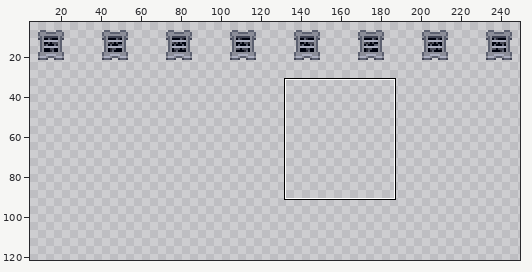
One commit to this sprite sheet: Resources/Textures/SS220/Structures/Piping/Atmospherics/tinyfan.rsi/icon.png. Above: a wide view before the commit, with the close-up outlined.
Close-up. Before:
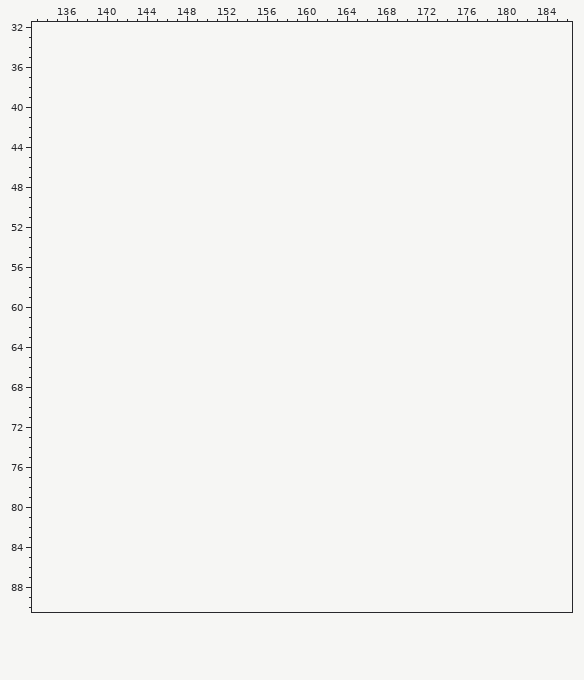
The file is 256x32 pixels. Colours within 5 levels of each other are drawn and written as one. Shown: x 133..186, y 32..90. The old version is drawn lined up with the new one, on the new canvas. The wide view leaves out empty margins. The commit also changed other parts of the picture, which this record leaves out.
And afterwards:
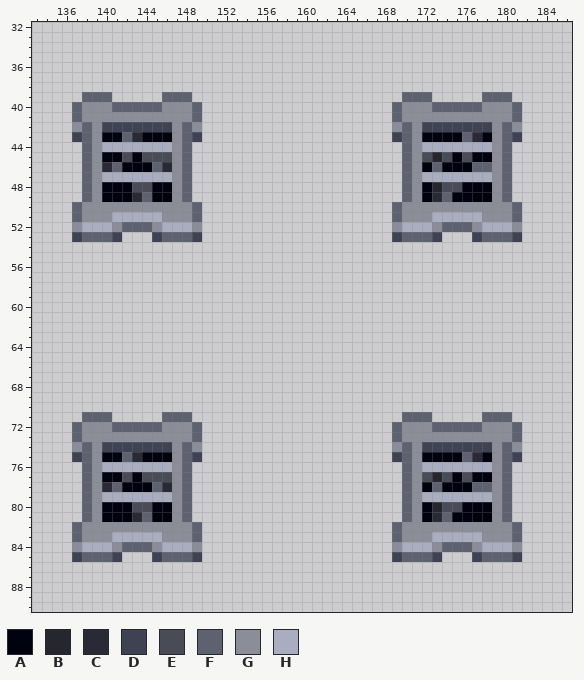
Palette (. is transparent): A #00030f  B #26262e  C #292a36  D #3f4252  E #494b57  F #5d6170  G #8b8d98  H #aaadbf
The exact change:
canvas 256x32 -> 256x128, the old top-left corner now at 0,-3 (the part of the old canvas that was cut away was empty and is not shown)
@@ x 133..186 @@
 38 ......................................................
-39 ......................................................
-40 ......................................................
-41 ......................................................
-42 ......................................................
-43 ......................................................
-44 ......................................................
-45 ......................................................
-46 ......................................................
-47 ......................................................
-48 ......................................................
-49 ......................................................
-50 ......................................................
-51 ......................................................
-52 ......................................................
-53 ......................................................
+39 .....FFF.....FFF.....................FFF.....FFF......
+40 ....FGGGFFFFFGGGF...................FGGGFFFFFGGGF.....
+41 ....FGGGGGGGGGGGF...................FGGGGGGGGGGGF.....
+42 ....GFGDDDDDDDGFG...................GFGDDDDDDDGFG.....
+43 ....DFGAAFCAAAGFD...................DFGAAAAFCAGFD.....
+44 .....FGHHHHHHHGF.....................FGHHHHHHHGF......
+45 .....FGAAEAEEEGF.....................FGEBEAEAAGF......
+46 .....FGCFAAAFCGF.....................FGAFAAAFFGF......
+47 .....FGHHHHHHHGF.....................FGHHHHHHHGF......
+48 .....FGAAAEEAAGF.....................FGABEEAAAGF......
+49 .....FGAAACFAAGF.....................FGACFAAAAGF......
+50 ....FGGGGGGGGGGGF...................FGGGGGGGGGGGF.....
+51 ....FGGGHHHHHGGGF...................FGGGHHHHHGGGF.....
+52 ....GHHHGFFFGHHHG...................GHHHGFFFGHHHG.....
+53 ....DFFFD...DFFFD...................DFFFD...DFFFD.....
 54 ......................................................
@@ x 133..186 @@
 70 ......................................................
-71 ......................................................
-72 ......................................................
-73 ......................................................
-74 ......................................................
-75 ......................................................
-76 ......................................................
-77 ......................................................
-78 ......................................................
-79 ......................................................
-80 ......................................................
-81 ......................................................
-82 ......................................................
-83 ......................................................
-84 ......................................................
-85 ......................................................
+71 .....FFF.....FFF.....................FFF.....FFF......
+72 ....FGGGFFFFFGGGF...................FGGGFFFFFGGGF.....
+73 ....FGGGGGGGGGGGF...................FGGGGGGGGGGGF.....
+74 ....GFGDDDDDDDGFG...................GFGDDDDDDDGFG.....
+75 ....DFGAAFCAAAGFD...................DFGAAAAFCAGFD.....
+76 .....FGHHHHHHHGF.....................FGHHHHHHHGF......
+77 .....FGAAEAEEEGF.....................FGEBEAEAAGF......
+78 .....FGCFAAAFCGF.....................FGAFAAAFFGF......
+79 .....FGHHHHHHHGF.....................FGHHHHHHHGF......
+80 .....FGAAAEEAAGF.....................FGABEEAAAGF......
+81 .....FGAAACFAAGF.....................FGACFAAAAGF......
+82 ....FGGGGGGGGGGGF...................FGGGGGGGGGGGF.....
+83 ....FGGGHHHHHGGGF...................FGGGHHHHHGGGF.....
+84 ....GHHHGFFFGHHHG...................GHHHGFFFGHHHG.....
+85 ....DFFFD...DFFFD...................DFFFD...DFFFD.....
 86 ......................................................
